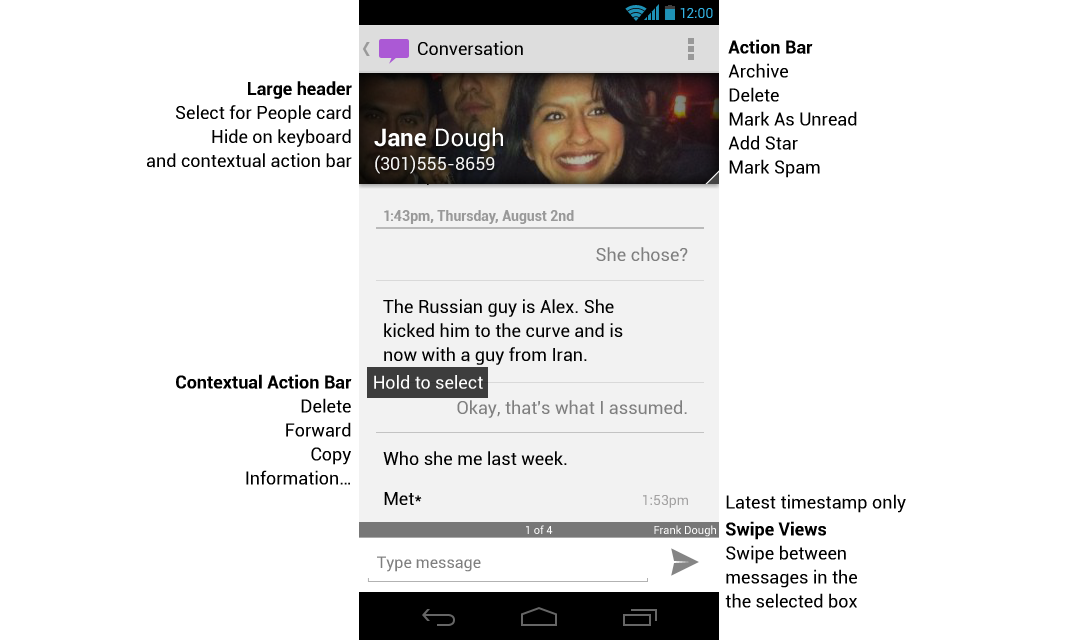
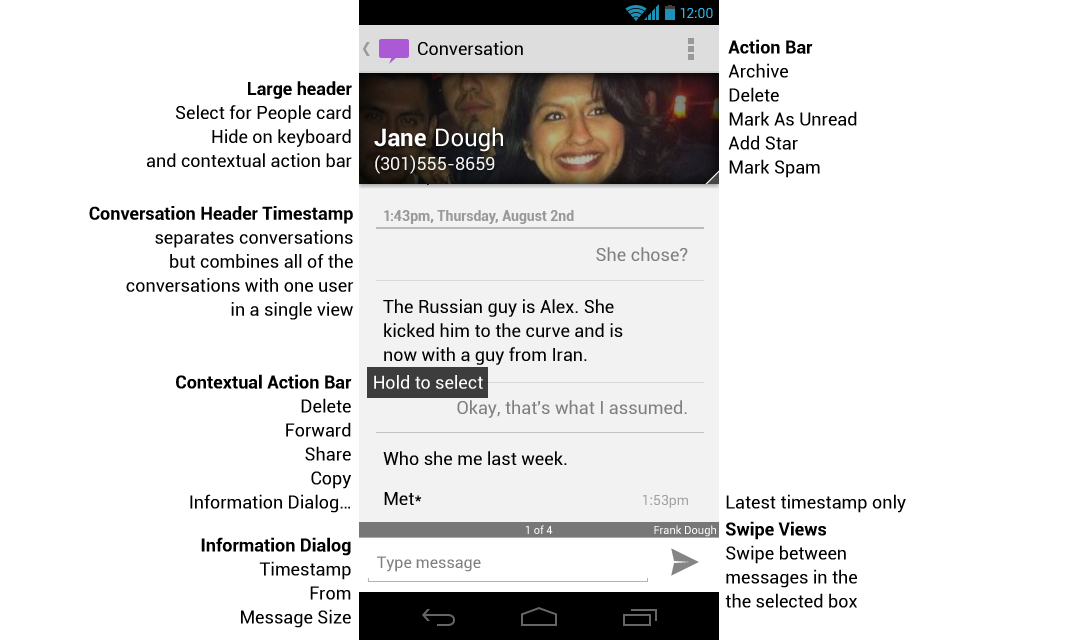
The second 1078 × 640 image is a revision of the first. Changes to its layers:
renamed "Contextual Action Bar Delete Forward Copy Information…" to "Contextual Action Bar Delete Forward Share Copy Information Dia", painted on it over [190, 446, 351, 513]
added layer "Conversation Header Timestamp separates conversations but combi" above "Information Dialog Timestamp From Message Size" over [89, 206, 354, 320]
added layer "Information Dialog Timestamp From Message Size" above "Large header Select for People card Hide on keyboard and contex" over [201, 537, 351, 628]
